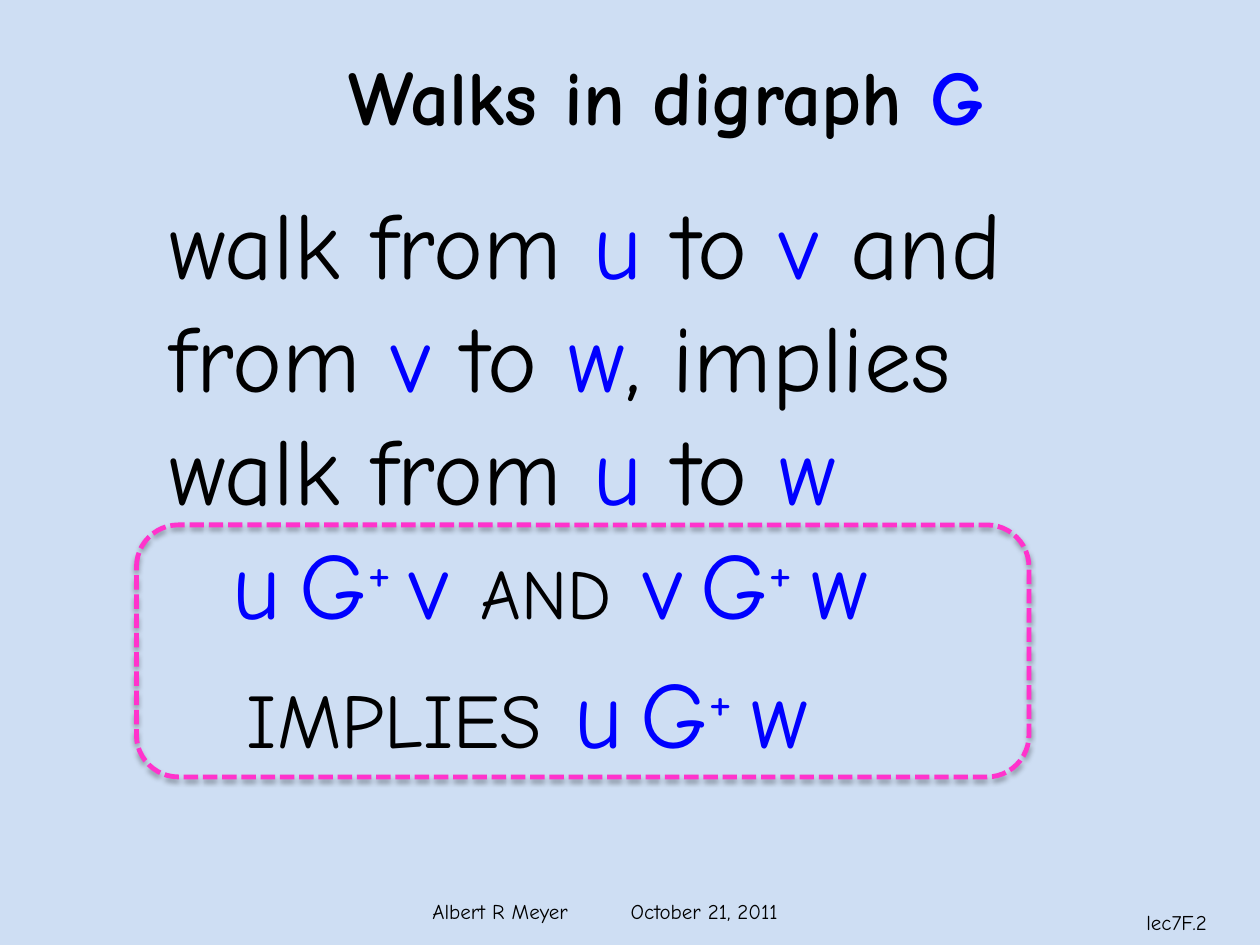
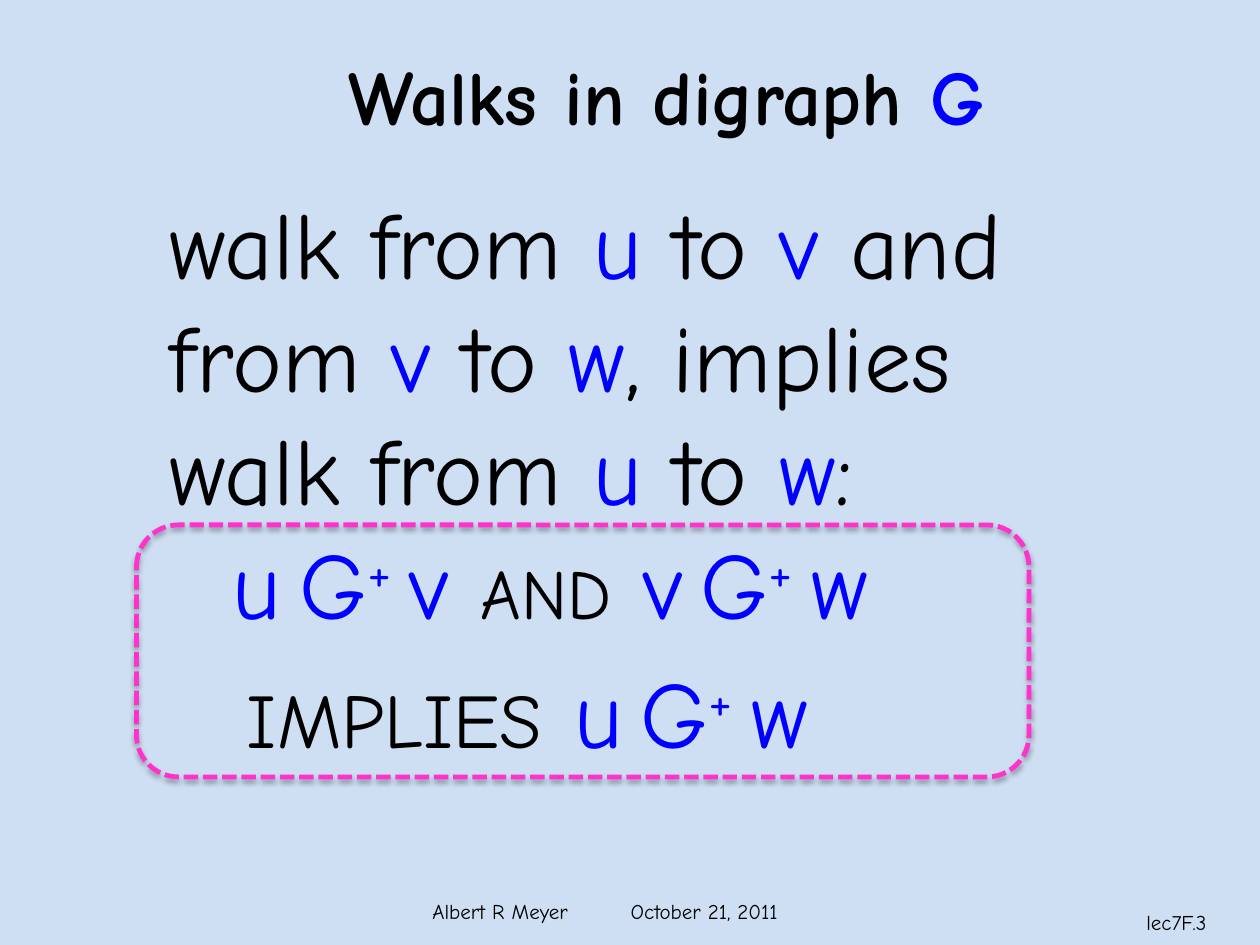
Before and after one commit to armeyer/mcs_web, a slide deck: slide 3 of fall11/slidesF11/slides7f.pptx (slide 2 before the commit). Drawn at 1260x945 pixels with LibreOffice and Linux fonts; fonts in the diff are those of the drawing; background and template pictures are left out. Boxes give left, top, right and bottom in pixels: in the first picture for what was removed or moved away, otherwise in the second. Text is boxed around its words. In the diff, an @@ line names an element or a change of style, - is before the commit and + after.

```diff
--- a/fall11/slidesF11/slides7f.pptx
+++ b/fall11/slidesF11/slides7f.pptx
@@ text at [170, 440, 853, 531]: text changed @@
-walk from u to w
+walk from u to w:
@@ page number at [1146, 915, 1206, 930]: text changed @@
-lec7F.2
+lec7F.3
```
Also in this commit, not shown: 6 other slides changed, 1 slide added.
